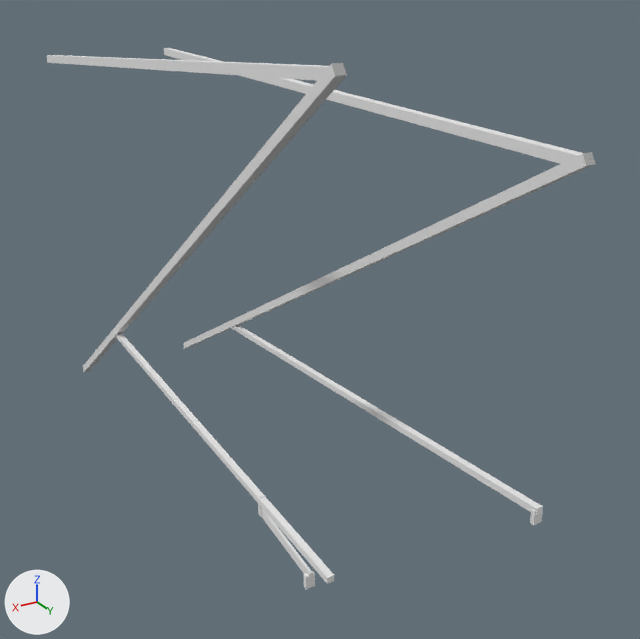
The OBJ model common/src/main/resources/assets/pantographsandwires/models/block/cantilever/double/5/cantilever_inner_4px.obj, before and after one commit.
Before and after are seen from a 50 mm lens placed at (3.26, 7.04, 1.66), pointed at (0.08, 1.74, -0.99). Every picture has the same lights, and +X, +Y and +Z are marked at lower left. The first picture is the older version. Where no turn or scale is listed for an object, it has been applied to the vertices.

Objects in the first picture: '61056c2d-f090-404d-913f-f3597bf69526', '698a050d-ee4f-4085-b90f-16a50f21a498', '7fefa71f-dac8-426a-9faf-8628a943b324', '8b11ef65-bd22-49fb-a6fb-fcbd6ea528a7', 'a3d19ee5-12c2-4309-aabf-c6683815a0b0', 'a978cd9a-e585-434a-bf94-c196772f07df', 'cc5ee22a-df70-429e-85d4-ec01faa64bda', 'd9961ee9-0d9c-41cc-886e-53566ec0efd6', 'e689eda7-1b2a-4c90-9b55-db533cec0746', 'f52b686d-5ec4-4f56-a961-e8ceb0c66d30'.
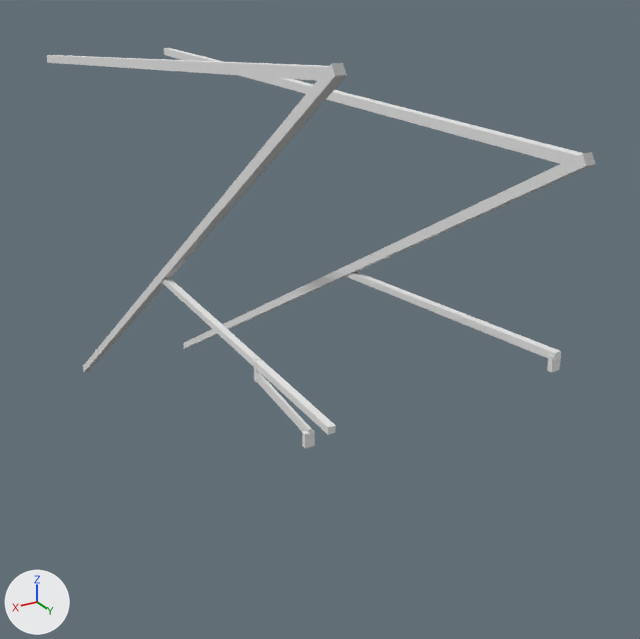
Diff of the bpy script that builds the scene:
```diff
--- a/common/src/main/resources/assets/pantographsandwires/models/block/cantilever/double/5/cantilever_inner_4px.obj.py
+++ b/common/src/main/resources/assets/pantographsandwires/models/block/cantilever/double/5/cantilever_inner_4px.obj.py
@@ me_ca05d3a5_a11e_46f7_a14a_5ac11d376d08 @@
+me_ca05d3a5_a11e_46f7_a14a_5ac11d376d08.from_pydata([(-0.04, 1.98, -0.56), (-0.04, 3.99, -0.38), (-0.04, 1.89, -0.61), (-0.04, 3.99, -0.43), (-0.09, 3.99, -0.38), (-0.09, 1.98, -0.56), (-0.09, 3.99, -0.43), (-0.09, 1.89, -0.61)], [], [(3, 6, 4, 1), (2, 3, 1, 0), (7, 2, 0, 5), (6, 7, 5, 4), (5, 0, 1, 4), (6, 3, 2, 7)])
+me_ca05d3a5_a11e_46f7_a14a_5ac11d376d08.materials.append(mat_m_53ac917a_6908_652e_015c_c53640b020ed)  # white #e7e7e7
@@ me_bb416b20_d28f_49f3_a1c4_8def723581a3 @@
+me_bb416b20_d28f_49f3_a1c4_8def723581a3.from_pydata([(1.072, 2.623, -0.796), (1.072, 3.273, -0.881), (1.072, 2.614, -0.858), (1.072, 3.265, -0.943), (1.053, 3.273, -0.881), (1.053, 2.623, -0.796), (1.053, 3.265, -0.943), (1.053, 2.614, -0.858)], [], [(3, 6, 4, 1), (2, 3, 1, 0), (7, 2, 0, 5), (6, 7, 5, 4), (5, 0, 1, 4), (6, 3, 2, 7)])
+me_bb416b20_d28f_49f3_a1c4_8def723581a3.materials.append(mat_m_53ac917a_6908_652e_015c_c53640b020ed)  # white #e7e7e7
@@ me_3ea37da2_6ab3_45b0_82de_d19ca33ea2be @@
+me_3ea37da2_6ab3_45b0_82de_d19ca33ea2be.from_pydata([(1.09, 1.18, -0.65), (1.09, 3.5, -0.75), (1.09, 1.12, -0.69), (1.09, 3.5, -0.79), (1.04, 3.5, -0.75), (1.04, 1.18, -0.65), (1.04, 3.5, -0.79), (1.04, 1.12, -0.69)], [], [(3, 6, 4, 1), (2, 3, 1, 0), (7, 2, 0, 5), (6, 7, 5, 4), (5, 0, 1, 4), (6, 3, 2, 7)])
+me_3ea37da2_6ab3_45b0_82de_d19ca33ea2be.materials.append(mat_m_53ac917a_6908_652e_015c_c53640b020ed)  # white #e7e7e7
@@ ob_698a050d_ee4f_4085_b90f_16a50f21a498 @@
-ob_698a050d_ee4f_4085_b90f_16a50f21a498 = bpy.data.objects.new('698a050d-ee4f-4085-b90f-16a50f21a498', me_698a050d_ee4f_4085_b90f_16a50f21a498)
@@ ob_7fefa71f_dac8_426a_9faf_8628a943b324 @@
-ob_7fefa71f_dac8_426a_9faf_8628a943b324 = bpy.data.objects.new('7fefa71f-dac8-426a-9faf-8628a943b324', me_7fefa71f_dac8_426a_9faf_8628a943b324)
@@ ob_8b11ef65_bd22_49fb_a6fb_fcbd6ea528a7 @@
-ob_8b11ef65_bd22_49fb_a6fb_fcbd6ea528a7 = bpy.data.objects.new('8b11ef65-bd22-49fb-a6fb-fcbd6ea528a7', me_8b11ef65_bd22_49fb_a6fb_fcbd6ea528a7)
@@ ob_a3d19ee5_12c2_4309_aabf_c6683815a0b0 @@
-ob_a3d19ee5_12c2_4309_aabf_c6683815a0b0 = bpy.data.objects.new('a3d19ee5-12c2-4309-aabf-c6683815a0b0', me_a3d19ee5_12c2_4309_aabf_c6683815a0b0)
@@ ob_a978cd9a_e585_434a_bf94_c196772f07df @@
-ob_a978cd9a_e585_434a_bf94_c196772f07df = bpy.data.objects.new('a978cd9a-e585-434a-bf94-c196772f07df', me_a978cd9a_e585_434a_bf94_c196772f07df)
@@ ob_f52b686d_5ec4_4f56_a961_e8ceb0c66d30 @@
-ob_f52b686d_5ec4_4f56_a961_e8ceb0c66d30 = bpy.data.objects.new('f52b686d-5ec4-4f56-a961-e8ceb0c66d30', me_f52b686d_5ec4_4f56_a961_e8ceb0c66d30)
@@ ob_e10db4d9_2531_4049_8f61_9bcc0873f1eb @@
+ob_e10db4d9_2531_4049_8f61_9bcc0873f1eb = bpy.data.objects.new('e10db4d9-2531-4049-8f61-9bcc0873f1eb', me_e10db4d9_2531_4049_8f61_9bcc0873f1eb)  # a box spanning x 1.047..1.078, y 2.609..2.641, z -0.859..-0.703; in mat_m_53ac917a_6908_652e_015c_c53640b020ed (white #e7e7e7)
+ob_e10db4d9_2531_4049_8f61_9bcc0873f1eb.location = (0.0, 0.0, 0.0)
@@ ob_ca05d3a5_a11e_46f7_a14a_5ac11d376d08 @@
+ob_ca05d3a5_a11e_46f7_a14a_5ac11d376d08 = bpy.data.objects.new('ca05d3a5-a11e-46f7-a14a-5ac11d376d08', me_ca05d3a5_a11e_46f7_a14a_5ac11d376d08)
+ob_ca05d3a5_a11e_46f7_a14a_5ac11d376d08.location = (0.0, 0.0, 0.0)
@@ ob_bb416b20_d28f_49f3_a1c4_8def723581a3 @@
+ob_bb416b20_d28f_49f3_a1c4_8def723581a3 = bpy.data.objects.new('bb416b20-d28f-49f3-a1c4-8def723581a3', me_bb416b20_d28f_49f3_a1c4_8def723581a3)
+ob_bb416b20_d28f_49f3_a1c4_8def723581a3.location = (0.0, 0.0, 0.0)
@@ ob_6dfe27a4_84cf_49ee_adac_29b7b38c3e23 @@
+ob_6dfe27a4_84cf_49ee_adac_29b7b38c3e23 = bpy.data.objects.new('6dfe27a4-84cf-49ee-adac-29b7b38c3e23', me_6dfe27a4_84cf_49ee_adac_29b7b38c3e23)  # a box spanning x 1.0312..1.0938, y 3.2344..3.2656, z -1.0..-0.9063; in mat_m_d01e7a2a_8f73_2e81_4c23_374b2442e0d3 (white #e7e7e7)
+ob_6dfe27a4_84cf_49ee_adac_29b7b38c3e23.location = (0.0, 0.0, 0.0)
@@ ob_6a797ed0_008d_468c_82ac_80a31e1b7afe @@
+ob_6a797ed0_008d_468c_82ac_80a31e1b7afe = bpy.data.objects.new('6a797ed0-008d-468c-82ac-80a31e1b7afe', me_6a797ed0_008d_468c_82ac_80a31e1b7afe)  # a box spanning x -0.0938..-0.0312, y 3.9531..3.9844, z -0.5..-0.4063; in mat_m_d01e7a2a_8f73_2e81_4c23_374b2442e0d3 (white #e7e7e7)
+ob_6a797ed0_008d_468c_82ac_80a31e1b7afe.location = (0.0, 0.0, 0.0)
@@ ob_3ea37da2_6ab3_45b0_82de_d19ca33ea2be @@
+ob_3ea37da2_6ab3_45b0_82de_d19ca33ea2be = bpy.data.objects.new('3ea37da2-6ab3-45b0-82de-d19ca33ea2be', me_3ea37da2_6ab3_45b0_82de_d19ca33ea2be)
+ob_3ea37da2_6ab3_45b0_82de_d19ca33ea2be.location = (0.0, 0.0, 0.0)
```

Location of each change, (x1, y1, x2, y2) in pixels of the pictures (640 x 639 px):
'f52b686d-5ec4-4f56-a961-e8ceb0c66d30', deleted
    before: (231, 325, 543, 516)
'8b11ef65-bd22-49fb-a6fb-fcbd6ea528a7', deleted
    before: (115, 333, 334, 584)
'3ea37da2-6ab3-45b0-82de-d19ca33ea2be', added
    after: (162, 278, 336, 435)
'ca05d3a5-a11e-46f7-a14a-5ac11d376d08', added
    after: (345, 272, 561, 361)
'bb416b20-d28f-49f3-a1c4-8def723581a3', added
    after: (257, 373, 312, 438)
'a3d19ee5-12c2-4309-aabf-c6683815a0b0', deleted
    before: (261, 509, 313, 580)
'6dfe27a4-84cf-49ee-adac-29b7b38c3e23', added
    after: (302, 429, 315, 448)
'6a797ed0-008d-468c-82ac-80a31e1b7afe', added
    after: (547, 355, 561, 372)
'7fefa71f-dac8-426a-9faf-8628a943b324', deleted
    before: (304, 571, 315, 589)
'698a050d-ee4f-4085-b90f-16a50f21a498', deleted
    before: (530, 509, 542, 526)
'e10db4d9-2531-4049-8f61-9bcc0873f1eb', added
    after: (253, 357, 260, 382)
'a978cd9a-e585-434a-bf94-c196772f07df', deleted
    before: (258, 494, 264, 517)
